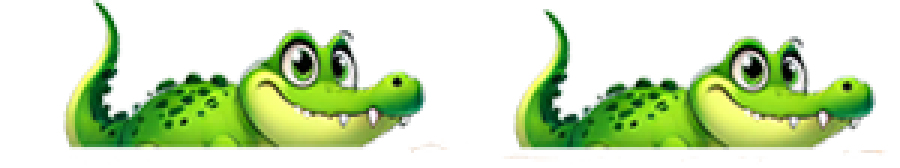
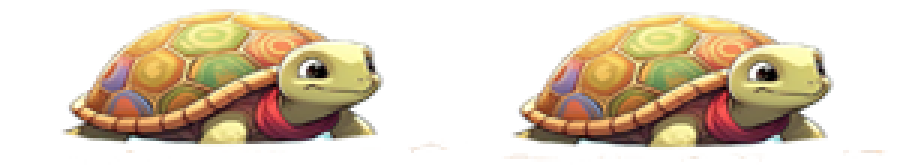
Layer changes from the first 900 × 168 image to the second:
added layer "Capa 6 copia" above "Capa 5 copia" over (510, 12, 876, 156)
hid "Capa 4 copia" over (510, 9, 876, 159)
added layer "Capa 6" above "Capa 5" over (60, 9, 426, 153)
hid "Capa 4" over (60, 0, 426, 153)
